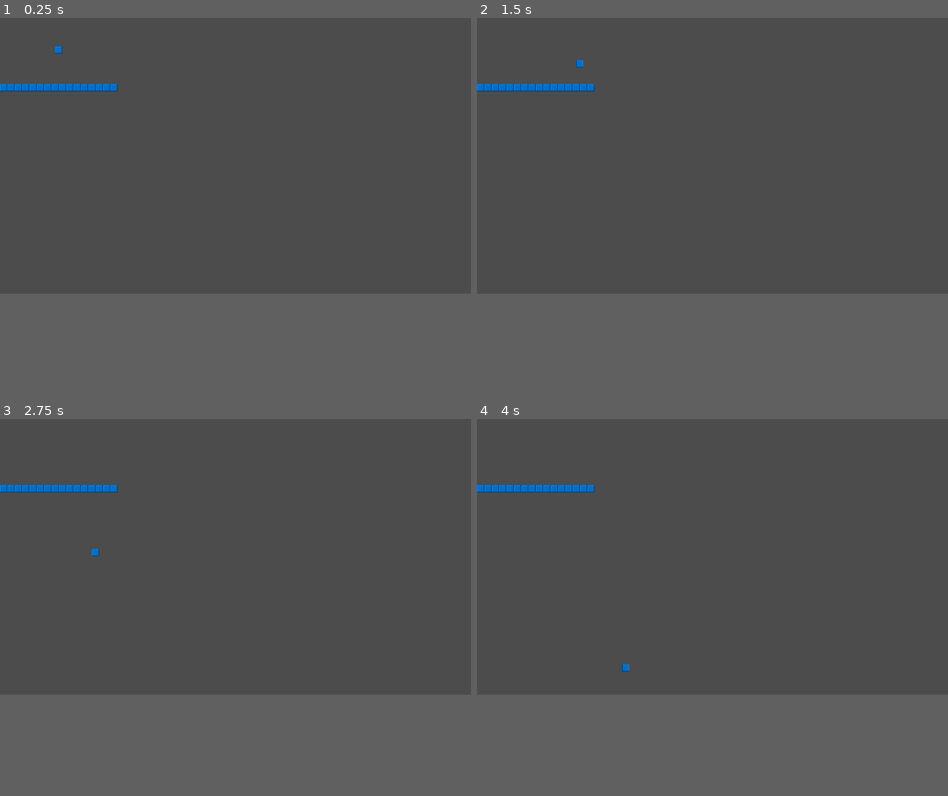
Above: before the commit, frames 1-4 (two rows, left to right).
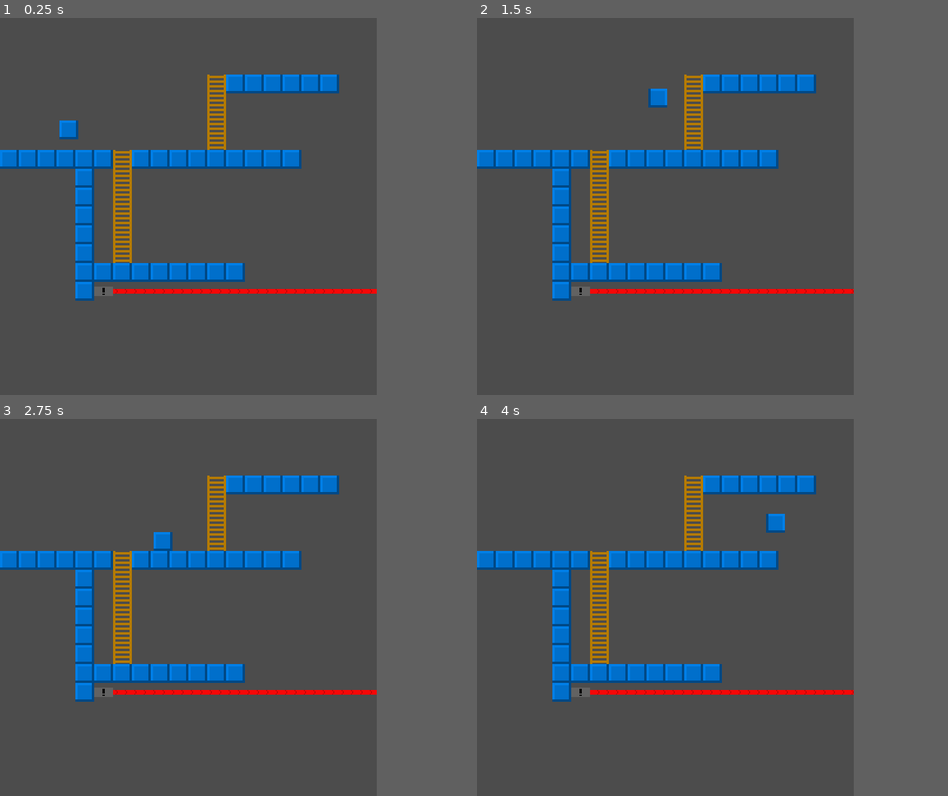
Above: after the commit, the same moments.

Repository: CodedSakura/GameJamGame
Game: Godot game, scene res://Scenes/Levels/Test.tscn
Two runs of this game, one before a commit and one after it. Both use one fixed random seed, a clock stepped at 60 frames per second and the inputs below.
Inputs:
- Up to frame 1 (0.25 s): no input
- Up to frame 2 (1.5 s): hold Right (move_right) from 0.53 s (still down); tap Up (jump) at 0.6, 0.77, 1.07, 1.35 s
- Up to frame 3 (2.75 s): tap Up (jump) at 1.52, 1.82, 2.1 s; release Right (move_right) at 2.03 s; hold Left (move_left) from 2.03 s (still down)
- Up to frame 4 (4 s): release Left (move_left) at 2.78 s; hold Right (move_right) from 2.78 s (still down); tap Up (jump) at 2.85, 3.02, 3.32, 3.6, 3.77 s
In our replay, the window is 800x468 before the commit and 640x640 after it. These sizes can differ from the game's own. Grey fills any space a smaller window leaves; there, only what the larger window draws over its background counts as a difference.

The runs differ from the first frame. In frame 1, 9.9% of the frame differs, in the area x 0-80%, y 7-75%; in frame 2, 9.9%; in frame 3, 9.9%; in frame 4, 9.9%.

Commit message:
Added more sprites (not to be confused with 7up)

Diff:
--- a/Scenes/Levels/Test.tscn
+++ b/Scenes/Levels/Test.tscn
@@ -1,12 +1,38 @@
-[gd_scene load_steps=5 format=2]
+[gd_scene load_steps=15 format=2]
 
 [ext_resource path="res://Assets/Tiles/Square.png" type="Texture" id=1]
-[ext_resource path="res://Scenes/Player.tscn" type="PackedScene" id=2]
+[ext_resource path="res://Assets/Tiles/Ladder.png" type="Texture" id=2]
+[ext_resource path="res://Assets/Tiles/Lazer.png" type="Texture" id=3]
+[ext_resource path="res://Assets/Tiles/Lazer/Lazer_1.png" type="Texture" id=4]
+[ext_resource path="res://Assets/Tiles/Lazer/Lazer_2.png" type="Texture" id=5]
+[ext_resource path="res://Assets/Tiles/Lazer/Lazer_3.png" type="Texture" id=6]
+[ext_resource path="res://Assets/Tiles/Lazer/Lazer_4.png" type="Texture" id=7]
+[ext_resource path="res://Scenes/Player.tscn" type="PackedScene" id=8]
 
 [sub_resource type="ConvexPolygonShape2D" id=1]
 points = PoolVector2Array( 0, 0, 16, 0, 16, 16, 0, 16 )
 
-[sub_resource type="TileSet" id=2]
+[sub_resource type="ConvexPolygonShape2D" id=2]
+points = PoolVector2Array( 0, 0, 16, 0, 16, 16, 0, 16 )
+
+[sub_resource type="ConvexPolygonShape2D" id=3]
+points = PoolVector2Array( 0, 0, 16, 0, 16, 16, 0, 16 )
+
+[sub_resource type="AnimatedTexture" id=4]
+frames = 4
+fps = 8.0
+frame_0/texture = ExtResource( 4 )
+frame_1/texture = ExtResource( 5 )
+frame_1/delay_sec = 0.0
+frame_2/texture = ExtResource( 6 )
+frame_2/delay_sec = 0.0
+frame_3/texture = ExtResource( 7 )
+frame_3/delay_sec = 0.0
+
+[sub_resource type="ConvexPolygonShape2D" id=5]
+points = PoolVector2Array( 0, 0, 16, 0, 16, 16, 0, 16 )
+
+[sub_resource type="TileSet" id=6]
 0/name = "Square.png 0"
 0/texture = ExtResource( 1 )
 0/tex_offset = Vector2( 0, 0 )
@@ -23,16 +49,72 @@
 "shape_transform": Transform2D( 1, 0, 0, 1, 0, 0 )
 } ]
 0/z_index = 0
+1/name = "Ladder.png 1"
+1/texture = ExtResource( 2 )
+1/tex_offset = Vector2( 0, 0 )
+1/modulate = Color( 1, 1, 1, 1 )
+1/region = Rect2( 0, 0, 16, 16 )
+1/tile_mode = 0
+1/occluder_offset = Vector2( 0, 0 )
+1/navigation_offset = Vector2( 0, 0 )
+1/shapes = [  ]
+1/z_index = 0
+2/name = "Lazer.png 2"
+2/texture = ExtResource( 3 )
+2/tex_offset = Vector2( 0, 0 )
+2/modulate = Color( 1, 1, 1, 1 )
+2/region = Rect2( 0, 0, 16, 16 )
+2/tile_mode = 0
+2/occluder_offset = Vector2( 0, 0 )
+2/navigation_offset = Vector2( 0, 0 )
+2/shapes = [ {
+"autotile_coord": Vector2( 0, 0 ),
+"one_way": false,
+"one_way_margin": 1.0,
+"shape": SubResource( 2 ),
+"shape_transform": Transform2D( 1, 0, 0, 1, 0, 0 )
+} ]
+2/z_index = 0
+3/name = "Lazer.png 3"
+3/texture = SubResource( 4 )
+3/tex_offset = Vector2( 0, 0 )
+3/modulate = Color( 1, 1, 1, 1 )
+3/region = Rect2( 0, 0, 16, 16 )
+3/tile_mode = 0
+3/occluder_offset = Vector2( 0, 0 )
+3/navigation_offset = Vector2( 0, 0 )
+3/shapes = [ {
+"autotile_coord": Vector2( 0, 0 ),
+"one_way": false,
+"one_way_margin": 1.0,
+"shape": SubResource( 3 ),
+"shape_transform": Transform2D( 1, 0, 0, 1, 0, 0 )
+} ]
+3/z_index = 0
+4/name = "Lazer.png 4"
+4/texture = ExtResource( 3 )
+4/tex_offset = Vector2( 0, 0 )
+4/modulate = Color( 1, 1, 1, 1 )
+4/region = Rect2( 0, 16, 16, 16 )
+4/tile_mode = 0
+4/occluder_offset = Vector2( 0, 0 )
+4/navigation_offset = Vector2( 0, 0 )
+4/shapes = [ {
+"autotile_coord": Vector2( 0, 0 ),
+"one_way": false,
+"one_way_margin": 1.0,
+"shape": SubResource( 5 ),
+"shape_transform": Transform2D( 1, 0, 0, 1, 0, 0 )
+} ]
+4/z_index = 0
 
 [node name="Node2D" type="Node2D"]
 
 [node name="TileMap" type="TileMap" parent="."]
-tile_set = SubResource( 2 )
+tile_set = SubResource( 6 )
 cell_size = Vector2( 16, 16 )
-collision_friction = 0.0
-occluder_light_mask = 0
 format = 1
-tile_data = PoolIntArray( 589824, 0, 0, 589825, 0, 0, 589826, 0, 0, 589827, 0, 0, 589828, 0, 0, 589829, 0, 0, 589830, 0, 0, 589831, 0, 0, 589832, 0, 0, 589833, 0, 0, 589834, 0, 0, 589835, 0, 0, 589836, 0, 0, 589837, 0, 0, 589838, 0, 0, 589839, 0, 0 )
+tile_data = PoolIntArray( 196619, 1, 0, 196620, 0, 0, 196621, 0, 0, 196622, 0, 0, 196623, 0, 0, 196624, 0, 0, 196625, 0, 0, 262155, 1, 0, 327691, 1, 0, 393227, 1, 0, 458752, 0, 0, 458753, 0, 0, 458754, 0, 0, 458755, 0, 0, 458756, 0, 0, 458757, 0, 0, 458758, 1, 0, 458759, 0, 0, 458760, 0, 0, 458761, 0, 0, 458762, 0, 0, 458763, 0, 0, 458764, 0, 0, 458765, 0, 0, 458766, 0, 0, 458767, 0, 0, 524292, 0, 0, 524294, 1, 0, 589828, 0, 0, 589830, 1, 0, 655364, 0, 0, 655366, 1, 0, 720900, 0, 0, 720902, 1, 0, 786436, 0, 0, 786438, 1, 0, 851972, 0, 0, 851973, 0, 0, 851974, 0, 0, 851975, 0, 0, 851976, 0, 0, 851977, 0, 0, 851978, 0, 0, 851979, 0, 0, 851980, 0, 0, 917508, 0, 0, 917509, 2, 0, 917510, 3, 0, 917511, 3, 0, 917512, 3, 0, 917513, 3, 0, 917514, 3, 0, 917515, 3, 0, 917516, 3, 0, 917517, 3, 0, 917518, 3, 0, 917519, 3, 0, 917520, 3, 0, 917521, 3, 0, 917522, 3, 0, 917523, 3, 0 )
 
-[node name="KinematicBody2D" parent="." instance=ExtResource( 2 )]
-position = Vector2( 128, 33 )
+[node name="Player" parent="." instance=ExtResource( 8 )]
+position = Vector2( 58.2684, 57.5802 )
--- a/Scenes/Player.gd
+++ b/Scenes/Player.gd
@@ -34,11 +34,11 @@
 
     if grounded:
         if move_dir == 0:
-            play_anim("idle")
+            play_anim("walk")
         else:
             play_anim("walk")
     else:
-        play_anim("jump")
+        play_anim("walk")
 
 func flip():
     facing_right = !facing_right
--- a/project.godot
+++ b/project.godot
@@ -19,24 +19,36 @@
 run/main_scene="res://Scenes/Levels/Test.tscn"
 config/icon="res://icon.png"
 
+[display]
+
+window/size/width=320
+window/size/height=320
+window/stretch/mode="2d"
+window/stretch/aspect="keep"
+
 [input]
 
 jump={
 "deadzone": 0.5,
 "events": [ Object(InputEventKey,"resource_local_to_scene":false,"resource_name":"","device":0,"alt":false,"shift":false,"control":false,"meta":false,"command":false,"pressed":false,"scancode":16777232,"unicode":0,"echo":false,"script":null)
+, Object(InputEventKey,"resource_local_to_scene":false,"resource_name":"","device":0,"alt":false,"shift":false,"control":false,"meta":false,"command":false,"pressed":false,"scancode":87,"unicode":0,"echo":false,"script":null)
+ ]
+}
+move_left={
+"deadzone": 0.5,
+"events": [ Object(InputEventKey,"resource_local_to_scene":false,"resource_name":"","device":0,"alt":false,"shift":false,"control":false,"meta":false,"command":false,"pressed":false,"scancode":16777231,"unicode":0,"echo":false,"script":null)
+, Object(InputEventKey,"resource_local_to_scene":false,"resource_name":"","device":0,"alt":false,"shift":false,"control":false,"meta":false,"command":false,"pressed":false,"scancode":65,"unicode":0,"echo":false,"script":null)
  ]
 }
 move_right={
 "deadzone": 0.5,
 "events": [ Object(InputEventKey,"resource_local_to_scene":false,"resource_name":"","device":0,"alt":false,"shift":false,"control":false,"meta":false,"command":false,"pressed":false,"scancode":16777233,"unicode":0,"echo":false,"script":null)
- ]
-}
-move_left={
-"deadzone": 0.5,
-"events": [ Object(InputEventKey,"resource_local_to_scene":false,"resource_name":"","device":0,"alt":false,"shift":false,"control":false,"meta":false,"command":false,"pressed":false,"scancode":16777231,"unicode":0,"echo":false,"script":null)
+, Object(InputEventKey,"resource_local_to_scene":false,"resource_name":"","device":0,"alt":false,"shift":false,"control":false,"meta":false,"command":false,"pressed":false,"scancode":68,"unicode":0,"echo":false,"script":null)
  ]
 }
 
 [rendering]
 
+quality/2d/use_pixel_snap=true
+quality/filters/use_nearest_mipmap_filter=true
 environment/default_environment="res://default_env.tres"
Binary file added: Assets/Tiles/Ladder.png
Not shown, added: Assets/Tiles/Ladder.png.import
Binary file added: Assets/Tiles/Lazer.png
Not shown, added: Assets/Tiles/Lazer.png.import
Binary file added: Assets/Tiles/Lazer/Lazer_1.png
Not shown, added: Assets/Tiles/Lazer/Lazer_1.png.import
Binary file added: Assets/Tiles/Lazer/Lazer_2.png
Not shown, added: Assets/Tiles/Lazer/Lazer_2.png.import
Binary file added: Assets/Tiles/Lazer/Lazer_3.png
Not shown, added: Assets/Tiles/Lazer/Lazer_3.png.import
Binary file added: Assets/Tiles/Lazer/Lazer_4.png
Not shown, added: Assets/Tiles/Lazer/Lazer_4.png.import
